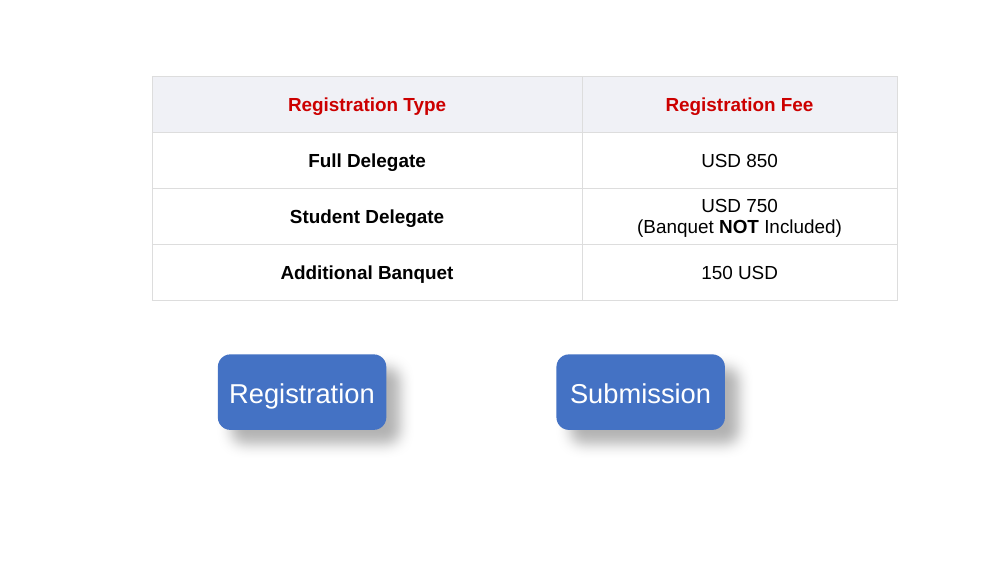
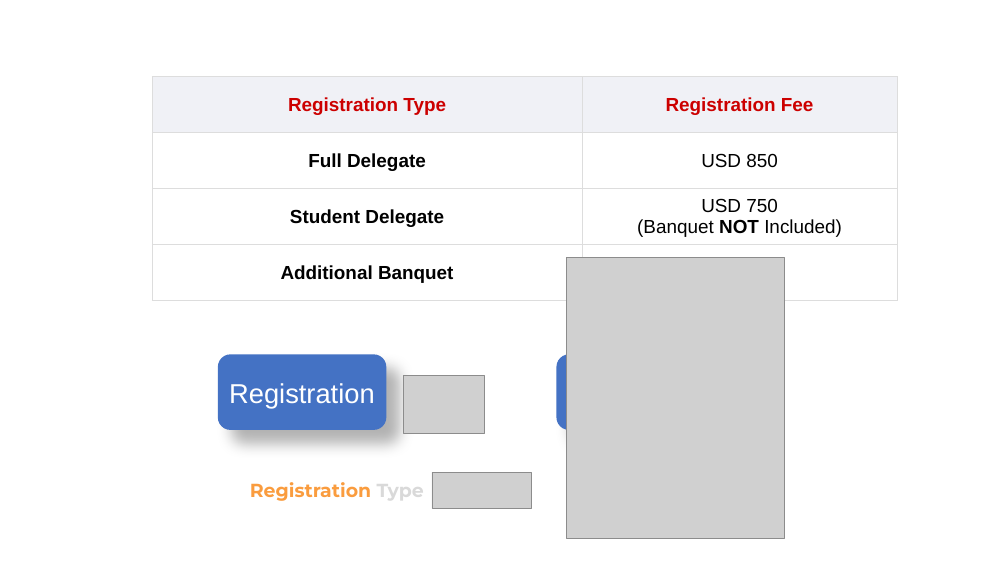
Before and after one commit to zhangxy911/zhangxy911.github.io, a slide deck: slide 1 of assets/figures.pptx. Drawn at 1008x567 pixels with LibreOffice and Linux fonts; fonts in the diff are those of the drawing; grey boxes stand for pictures. Boxes give left, top, right and bottom in pixels: in the first picture for what was removed or moved away, otherwise in the second. Text is boxed around its words. In the diff, an @@ line names an element or a change of style, - is before the commit and + after.

```diff
--- a/assets/figures.pptx
+++ b/assets/figures.pptx
@@ picture added at <box>567,258,785,538</box> @@
@@ picture added at <box>404,376,485,433</box> @@
@@ text in rounded rectangle at <box>570,383,711,404</box>: text removed @@
-Submission
@@ text added at <box>250,477,424,503</box>, 18 pt, text #FA9C3E, bold @@
+Registration Type
@@ picture added at <box>432,473,531,509</box> @@
```
Also in this commit, not shown: 1 slide added, 10 other files.
